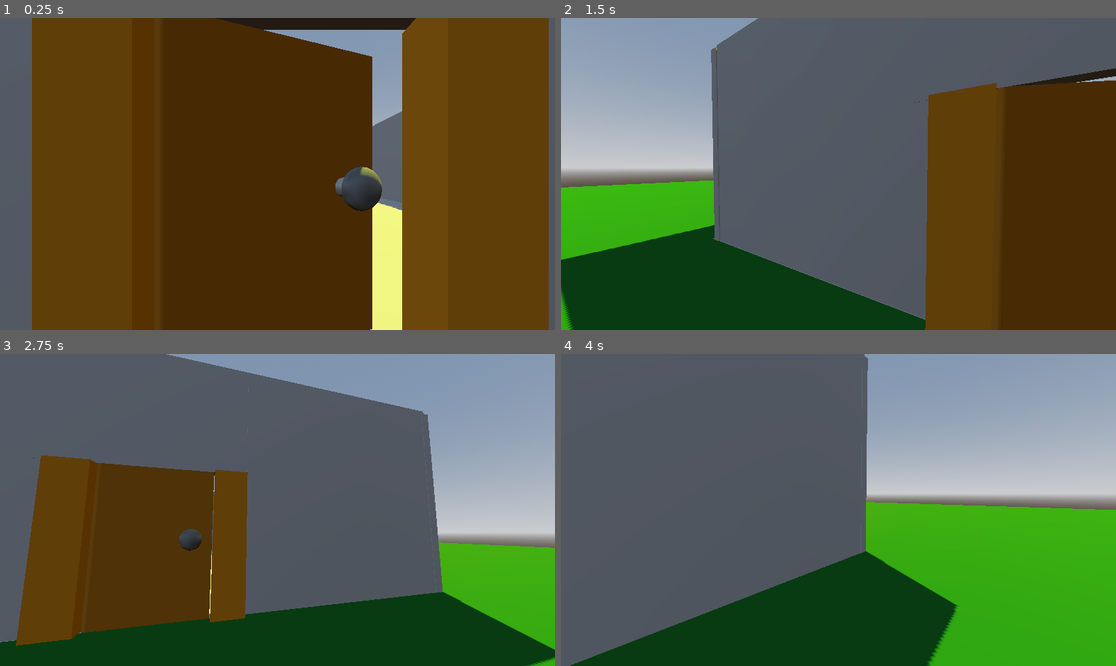
Above: before the commit, frames 1-4 (two rows, left to right).
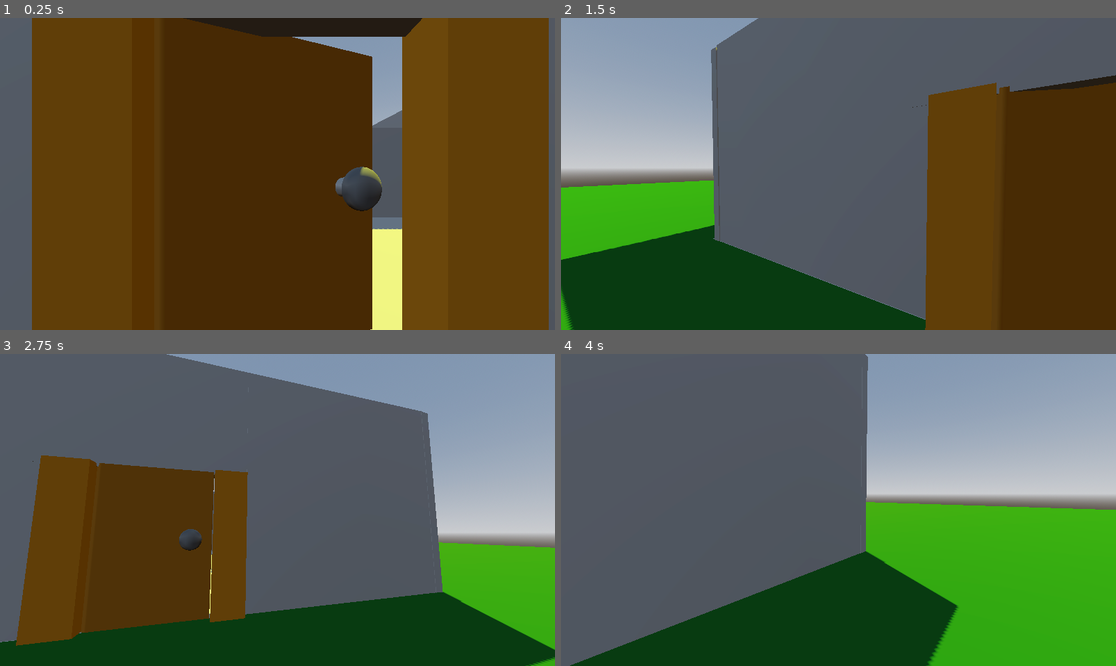
Above: after the commit, the same moments.

Repository: Matthew-CS11/The-Babysitter
Game: Godot game, scene res://world.tscn
Two runs of this game, one before a commit and one after it. Both use one fixed random seed, a clock stepped at 60 frames per second and the inputs below.
Inputs (mouse positions are in pixels of both pictures, inside the frame that each line leads up to):
- Up to frame 1 (0.25 s): no input
- Up to frame 2 (1.5 s): move the mouse to (960, 158) at 0.52 s; hold D (right) 0.53-1.28 s; tap W (forawrd) at 0.6, 1.35 s; tap Space (jump) at 0.77 s; move the mouse to (810, 174) at 1.27 s; hold S (backward) from 1.28 s (still down)
- Up to frame 3 (2.75 s): tap Space (jump) at 1.52 s; move the mouse to (288, 503) at 2.02 s; release S (backward) at 2.03 s; hold D (right) from 2.03 s (still down); tap W (forawrd) at 2.1 s
- Up to frame 4 (4 s): move the mouse to (832, 516) at 2.77 s; tap W (forawrd) at 2.85, 3.6 s; tap Space (jump) at 3.02, 3.77 s; move the mouse to (877, 513) at 3.52 s; release D (right) at 3.53 s; hold A (left) from 3.53 s (still down)

The runs differ from the first frame. In frame 1, 1.4% of the frame differs, in the area x 33-77%, y 0-68%; in frame 2, 0.7%; in frame 3, less than 0.1%; in frame 4, less than 0.1%.

Commit message:
add bedroom and start spacing the house out

Diff:
--- a/the-babysitter/world.tscn
+++ b/the-babysitter/world.tscn
@@ -50,9 +50,9 @@
 size = Vector3(30, 12, 0.5)
 
 [node name="rightoutsidewall" type="CSGBox3D" parent="House/house walls" unique_id=293562690]
-transform = Transform3D(0.007557178, 0, 0.99997145, 0, 1, 0, -0.99997145, 0, 0.007557178, 14.814477, 3.0240698, -18.066774)
+transform = Transform3D(0.007557178, 0, 0.99997145, 0, 1, 0, -0.99997145, 0, 0.007557178, 14.814477, 3.0733862, -18.066774)
 use_collision = true
-size = Vector3(30, 12, 0.5)
+size = Vector3(30, 12.098633, 0.5)
 
 [node name="backoutsidewall" type="CSGBox3D" parent="House/house walls" unique_id=975924224]
 transform = Transform3D(1, 0, 0.0003490448, 0, 1, 0, -0.0003490448, 0, 1, -0.06704044, 3.0589237, -32.92911)
@@ -75,12 +75,15 @@
 size = Vector3(11, 12, 0.5)
 
 [node name="topfront" type="CSGBox3D" parent="House/house walls" unique_id=120748452]
-transform = Transform3D(1, 0, 0, 0, 1, 0, 0, 0, 1, 0.20709848, 6.711851, -3.3731935)
+transform = Transform3D(1, 0, 0, 0, 1, 0, 0, 0, 1, 0.20709848, 6.649351, -3.3731935)
 use_collision = true
-size = Vector3(8, 5, 0.5)
+size = Vector3(8, 5.125, 0.5)
 
 [node name="door" parent="House" unique_id=639790074 instance=ExtResource("2_fj7yv")]
 transform = Transform3D(1, 0, 0, 0, 1, 0, 0, 0, 1, 0.23194814, 0.71047115, -3.301204)
+
+[node name="door2" parent="House" unique_id=1295973981 instance=ExtResource("2_fj7yv")]
+transform = Transform3D(-4.371139e-08, 0, -1, 0, 1, 0, 1, 0, -4.371139e-08, 4.2215943, 0.71047115, -24.10224)
 
 [node name="side1 of door" type="CSGBox3D" parent="House" unique_id=222804917]
 transform = Transform3D(1, 0, 0, 0, 1, 0, 0, 0, 1, -2.6075253, 1.2266062, -3.2115362)
@@ -97,5 +100,26 @@
 [node name="interior" type="Node3D" parent="House" unique_id=1568448176]
 
 [node name="CSGBox3D" type="CSGBox3D" parent="House/interior" unique_id=202350732]
-transform = Transform3D(1, 0, 0, 0, 1, 0, 0, 0, 1, -11.1093855, 1.8267593, -23.687256)
-size = Vector3(7.2922363, 6.8338013, 0.7491455)
+transform = Transform3D(1, 0, 0, 0, 1, 0, 0, 0, 1, -11.1093855, 1.7358932, -24.983809)
+use_collision = true
+size = Vector3(7.2922363, 7.0155334, 0.7491455)
+
+[node name="CSGBox3D2" type="CSGBox3D" parent="House/interior" unique_id=757085235]
+transform = Transform3D(1, 0, 0, 0, 1, 0, 0, 0, 1, 9.341135, 1.7358932, -16.222435)
+use_collision = true
+size = Vector3(10.501099, 7.0155334, 0.7491455)
+
+[node name="CSGBox3D3" type="CSGBox3D" parent="House/interior" unique_id=1800212847]
+transform = Transform3D(-4.371139e-08, 0, 1, 0, 1, 0, -1, 0, -4.371139e-08, 4.382165, 1.7358932, -29.562313)
+use_collision = true
+size = Vector3(6.880501, 7.0155334, 0.7491455)
+
+[node name="CSGBox3D4" type="CSGBox3D" parent="House/interior" unique_id=1881951574]
+transform = Transform3D(-4.371139e-08, 0, 1, 0, 1, 0, -1, 0, -4.371139e-08, 4.382165, 1.7358932, -18.98626)
+use_collision = true
+size = Vector3(6.196907, 7.0155334, 0.7491455)
+
+[node name="CSGBox3D5" type="CSGBox3D" parent="House/interior" unique_id=368952574]
+transform = Transform3D(-4.371139e-08, 0, 1, 0, 1, 0, -1, 0, -4.371139e-08, 4.382165, 4.6677694, -24.255087)
+use_collision = true
+size = Vector3(6.196907, 1.1411076, 0.7491455)
